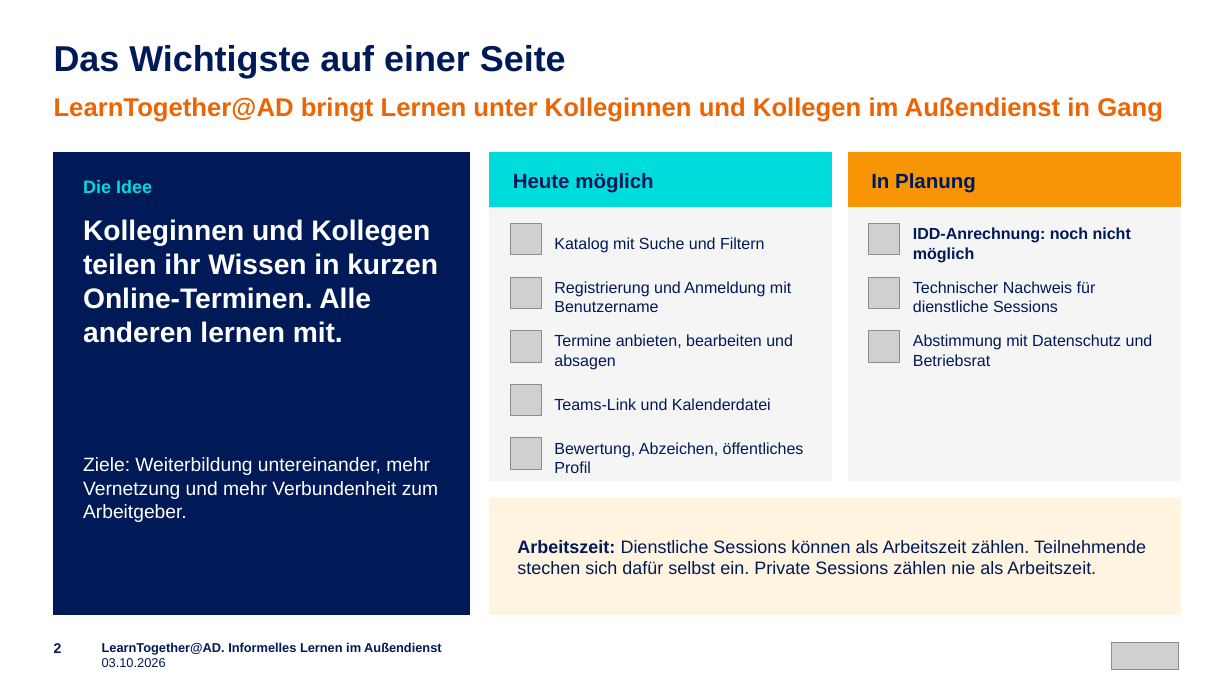
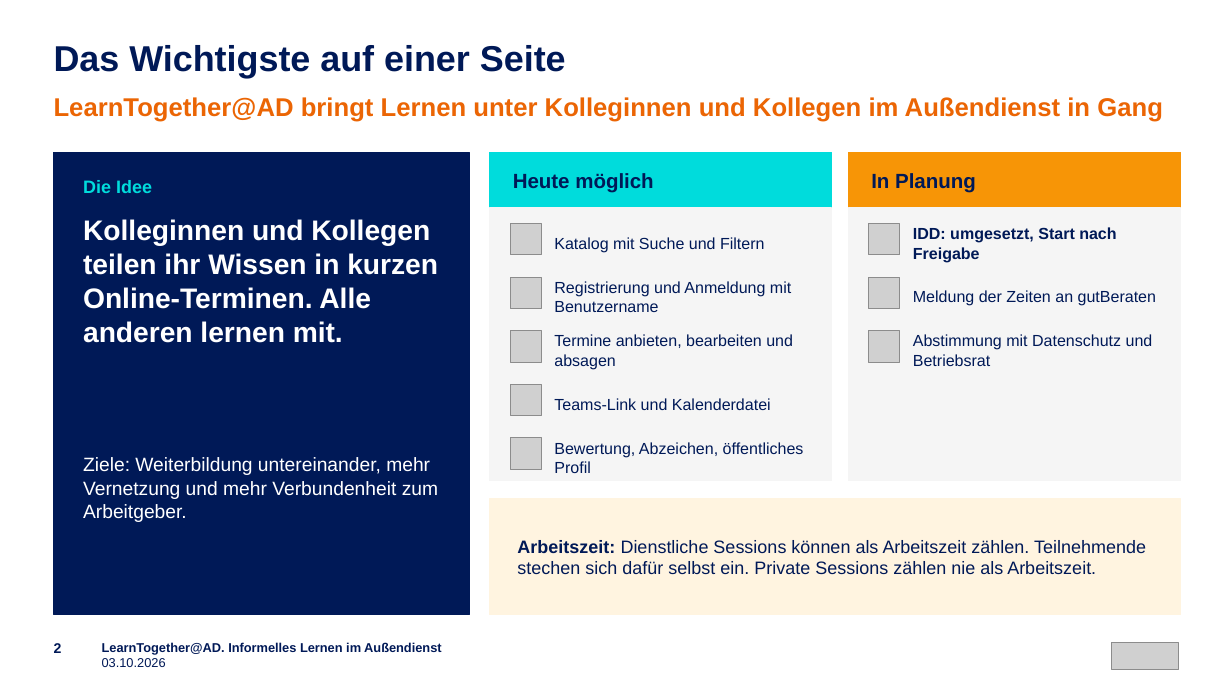
Before and after one commit to emplush/ruv_learntogether, a slide deck: slide 2 of docs/LearnTogether-AD_Praesentation.pptx. Drawn at 1232x693 pixels with LibreOffice and Linux fonts; fonts in the diff are those of the drawing; grey boxes stand for pictures. Boxes give left, top, right and bottom in pixels: in the first picture for what was removed or moved away, otherwise in the second. Text is boxed around its words. In the diff, an @@ line names an element or a change of style, - is before the commit and + after.

```diff
--- a/docs/LearnTogether-AD_Praesentation.pptx
+++ b/docs/LearnTogether-AD_Praesentation.pptx
@@ text at <box>913,227,1116,262</box>: text changed @@
-IDD-Anrechnung: noch nicht möglich
+IDD: umgesetzt, Start nach Freigabe
@@ text at <box>913,290,1156,306</box>: text changed @@
-Technischer Nachweis für dienstliche Sessions
+Meldung der Zeiten an gutBeraten
```
Also in this commit, not shown: 9 other slides changed, 1 slide added, 59 other files.
